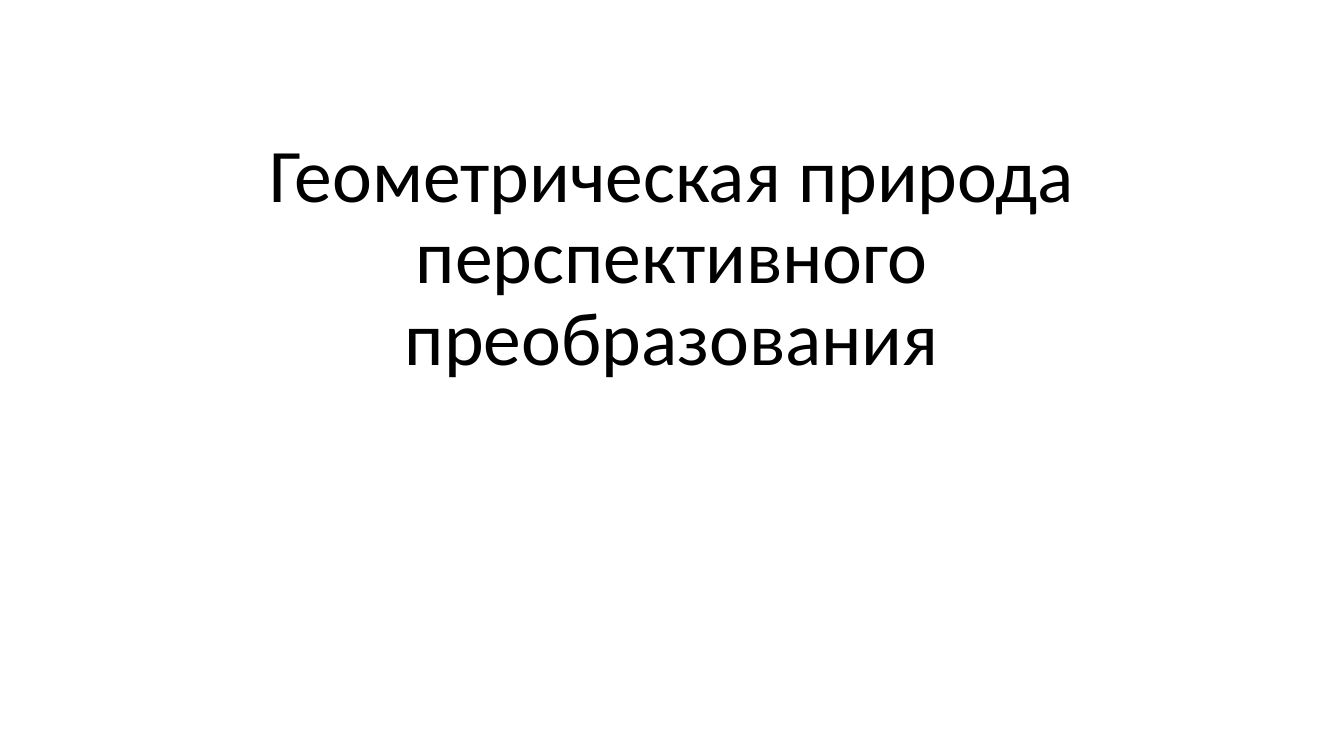
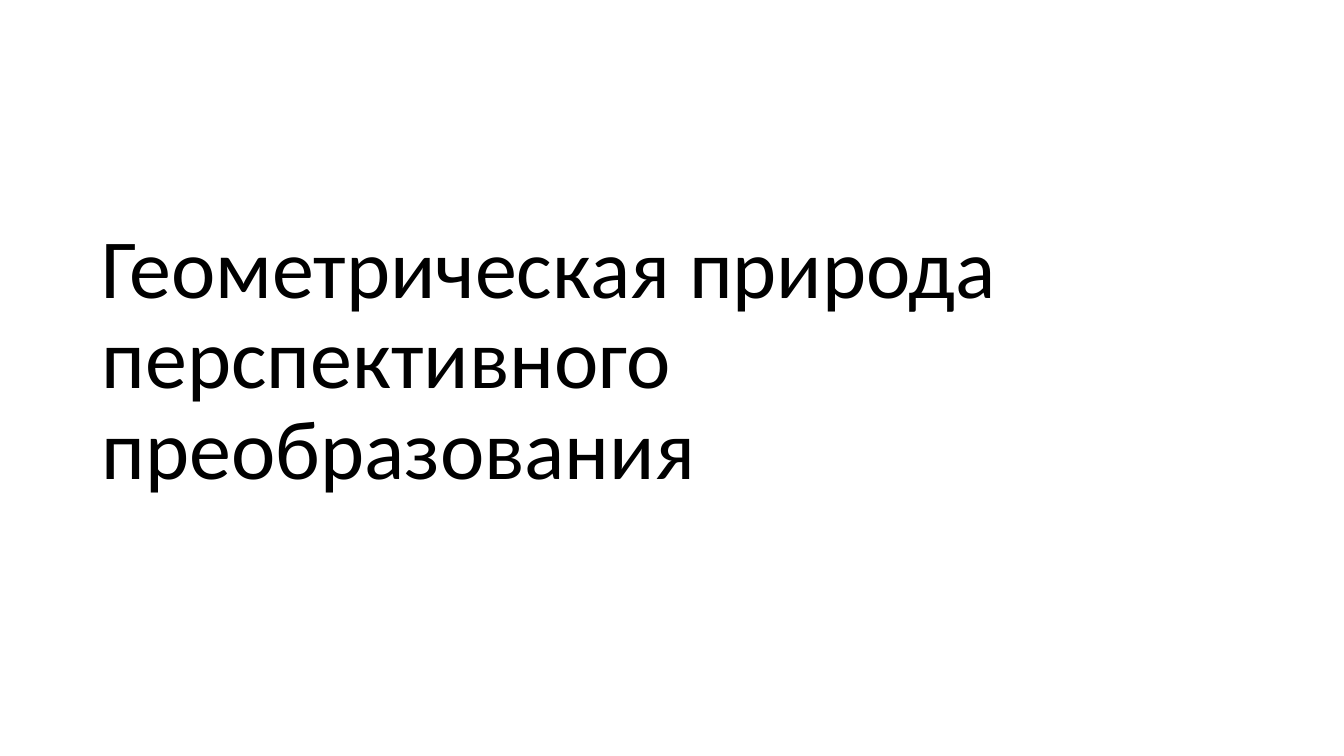
Before and after one commit to alexey-malov/cg-course, a slide deck: slide 155 of lectures/03 - Векторный анализ, трансформации и матрицы.pptx. Drawn at 1344x756 pixels with LibreOffice and Linux fonts; fonts in the diff are those of the drawing. Boxes give left, top, right and bottom in pixels: in the first picture for what was removed or moved away, otherwise in the second. Text is boxed around its words. In the diff, an @@ line names an element or a change of style, - is before the commit and + after.

```diff
--- a/lectures/03 - Векторный анализ, трансформации и матрицы.pptx
+++ b/lectures/03 - Векторный анализ, трансформации и матрицы.pptx
@@ title "Геометрическая природа перспективного преобразования": place and size @@
-title "Геометрическая природа перспективного преобразования" at [270, 153, 1074, 378]
+title "Геометрическая природа перспективного преобразования" at [102, 244, 995, 493]
@@ title "Геометрическая природа перспективного преобразования" at [102, 244, 995, 493]: size 54 to 60 pt; alignment centre to left @@
```
Also in this commit, not shown: 4 other slides changed.
